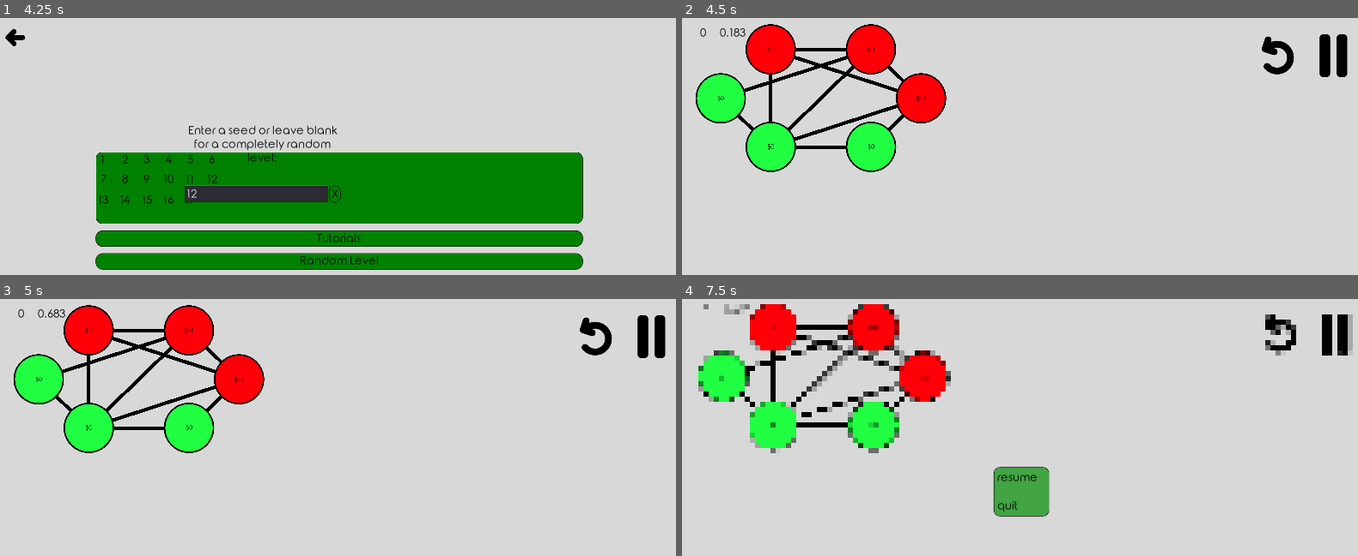
Above: before the commit, frames 1-4 (two rows, left to right).
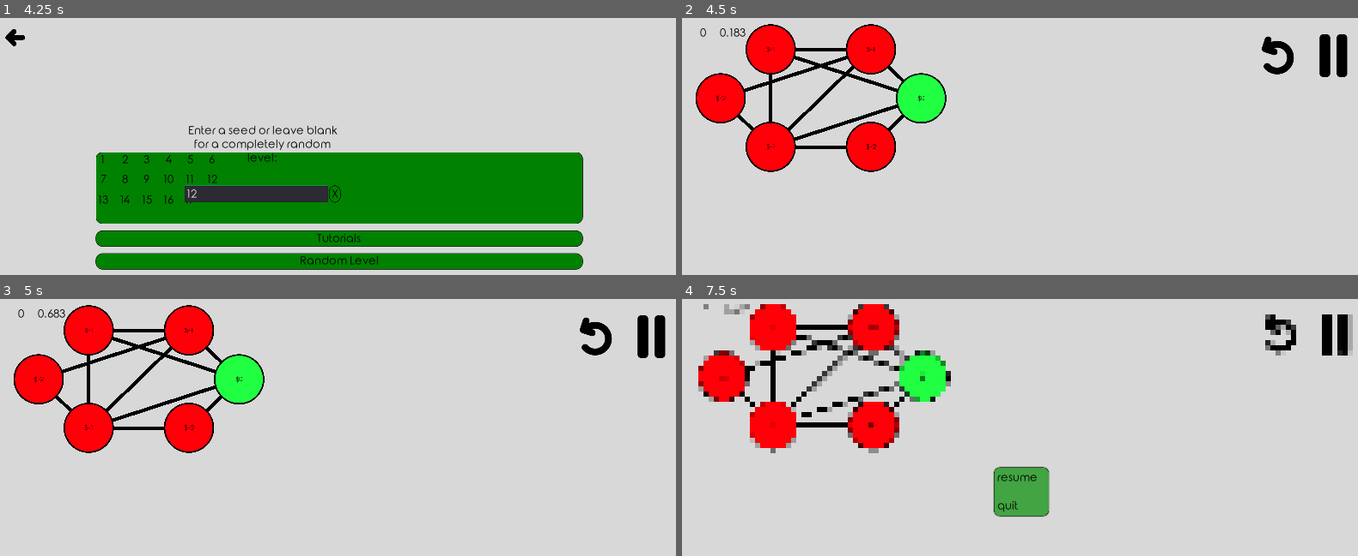
Above: after the commit, the same moments.

Repository: Inglo-Games/dollar-shuffle
Game: Godot game, scene res://scenes/lvl_menu.tscn
Two runs of this game, one before a commit and one after it. Both use one fixed random seed, a clock stepped at 60 frames per second and the inputs below. This scene is started directly instead of the project's main scene.
Inputs (mouse positions are in pixels of both pictures, inside the frame that each line leads up to):
- Up to frame 1 (4.25 s): click "Random Level" at 0.5 s; click (256, 192) at 1.27 s; type "12" at 1.35 s; click "Random Level" at 2 s; click "Random Level" at 2.75 s; click "Tutorials" at 3.5 s
- Up to frame 2 (4.5 s): click "X" at 4.25 s
- Up to frame 3 (5 s): no input
- Up to frame 4 (7.5 s): click (1276, 337) at 5 s; click (1276, 337) at 5.75 s; click (1276, 337) at 6.5 s; click (1330, 337) at 7.25 s

Frame 1 is identical in both runs. In frame 2, 4.2% of the frame differs, in the area x 2-40%, y 22-60%; in frame 3, 4.2%; in frame 4, 4.4%, in the area x 2-40%, y 20-60%.

Commit message:
Adding more randomness to distribute_points

Diff:
--- a/scripts/graph_gen.gd
+++ b/scripts/graph_gen.gd
@@ -18,6 +18,7 @@
 	# Setup node layout
 	data = organize_nodes(data)
 	# Debug print
+	print("Graph seed: %s" % globals.current_level)
 	print("New graph: %s" % str(data))
 	return data
 
@@ -82,13 +83,17 @@
 	# Calculate the minimum number of points needed based on genus
 	var conns = 0
 	for node in graph_data.keys():
-		conns += graph_data[node].size()
-	conns /= 2
-	var min_points = conns - n + 1
+		conns += graph_data[node].size() * 0.5
+	var min_points = max(conns - n + 1, 0)
 	# Start with current total value, noting each node is initialized with -2 val
 	var total = n * -2
 	# Add points at random until total equals min_points
-	while max(min_points, 0) > total:
-		graph_data[str(randi()%n)]["value"] += 1
-		total += 1
+	while min_points > total:
+		# Either add 1 or subtract 1 from a random node, with a
+		# 40% chance of subtracting
+		var point = 1
+		if randf() <= 0.4:
+			point = -1
+		graph_data[str(randi()%n)]["value"] += point
+		total += point
 	return graph_data
